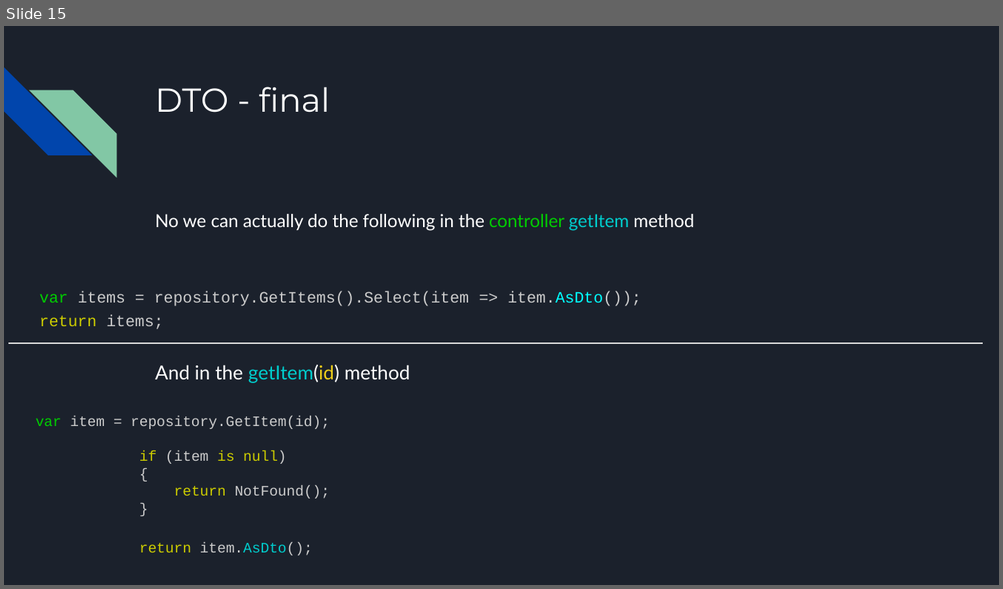
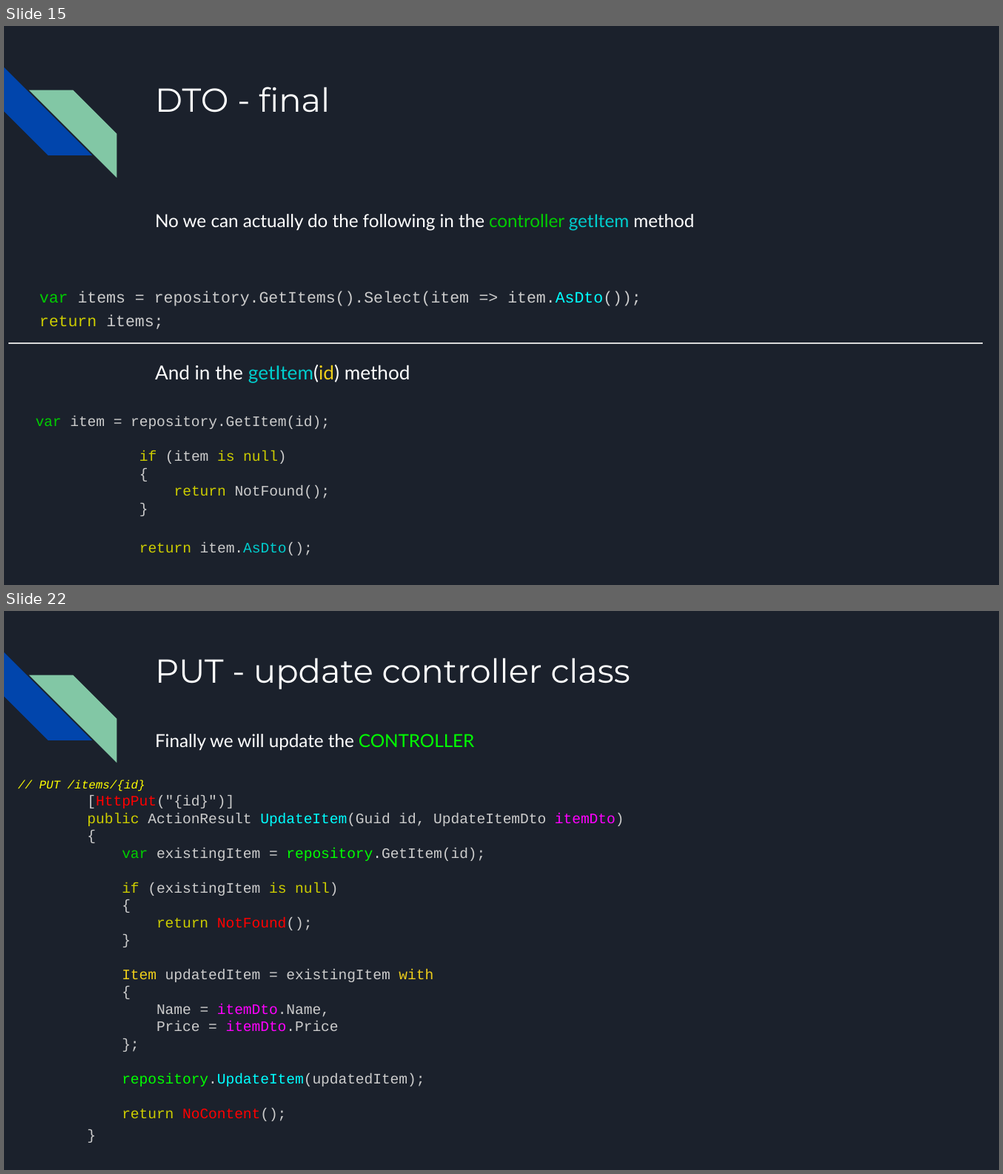
Before and after one commit to kek-Sec/ASP.net-REST-API-GUIDE, a slide deck: ASP.net REST API.pptx. Shown one above the other, each under a label of ours: slide 15 before the commit, slides 15 and 22 after it; the slides between them are not shown. The pictures are 1003x589 and 1003x1174 pixels, drawn with LibreOffice and Linux fonts; fonts in the diff are those of the drawing. Boxes give left, top, right and bottom in pixels: in the first picture for what was removed or moved away, otherwise in the second. Text is boxed around its words. In the diff, an @@ line names an element or a change of style, - is before the commit and + after.

```diff
--- a/ASP.net REST API.pptx
+++ b/ASP.net REST API.pptx
@@ slide 22 added at (x1=4, y1=611, x2=999, y2=1170), background #1B212C; not listed: 2 template elements that a slide beside it also shows @@
@@ title added at (x1=155, y1=658, x2=630, y2=689), 24 pt, text #FFFFFF @@
+PUT - update controller class
@@ text added at (x1=155, y1=734, x2=474, y2=750), 13 pt, text #FFFFFF @@
+Finally we will update the CONTROLLER
@@ text added at (x1=40, y1=780, x2=624, y2=1122), 10.5 pt, text #CCCCCC @@
+// PUT /items/{id}
+[HttpPut("{id}")]
+public ActionResult UpdateItem(Guid id, UpdateItemDto itemDto)
+{
+var existingItem = repository.GetItem(id);
+if (existingItem is null)
+{
+return NotFound();
+}
+Item updatedItem = existingItem with
+{
+Name = itemDto.Name,
+Price = itemDto.Price
+};
+repository.UpdateItem(updatedItem);
+return NoContent();
+}
```
Also in this commit, not shown: 1 slide changed, 8 other slides added, 1 other file.
